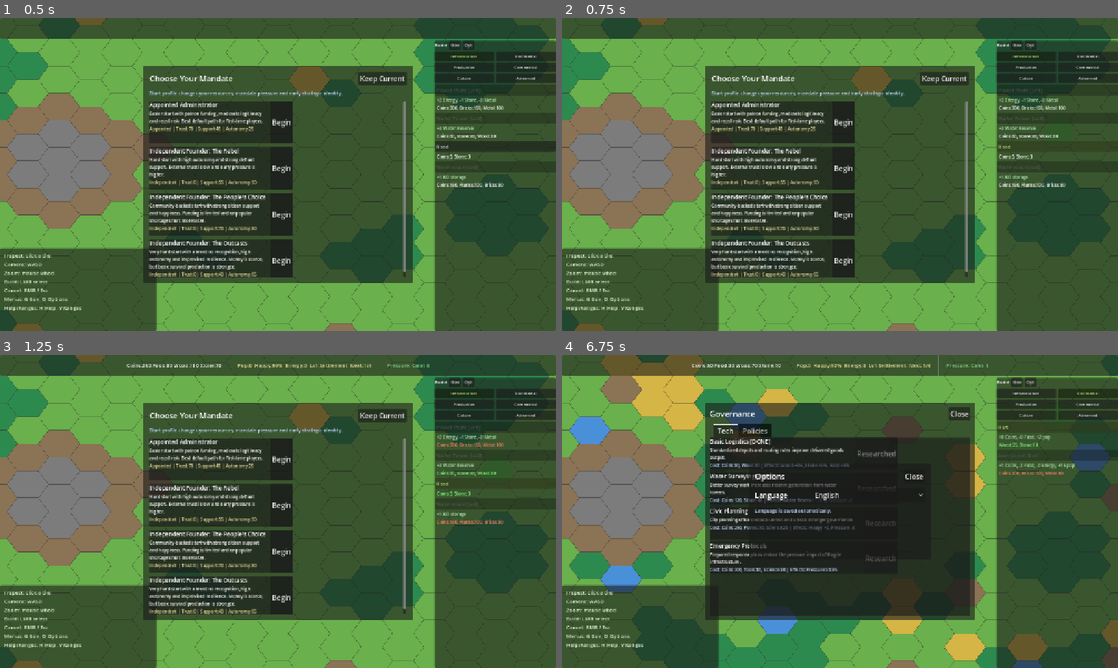
Above: before the commit, frames 1-4 (two rows, left to right).
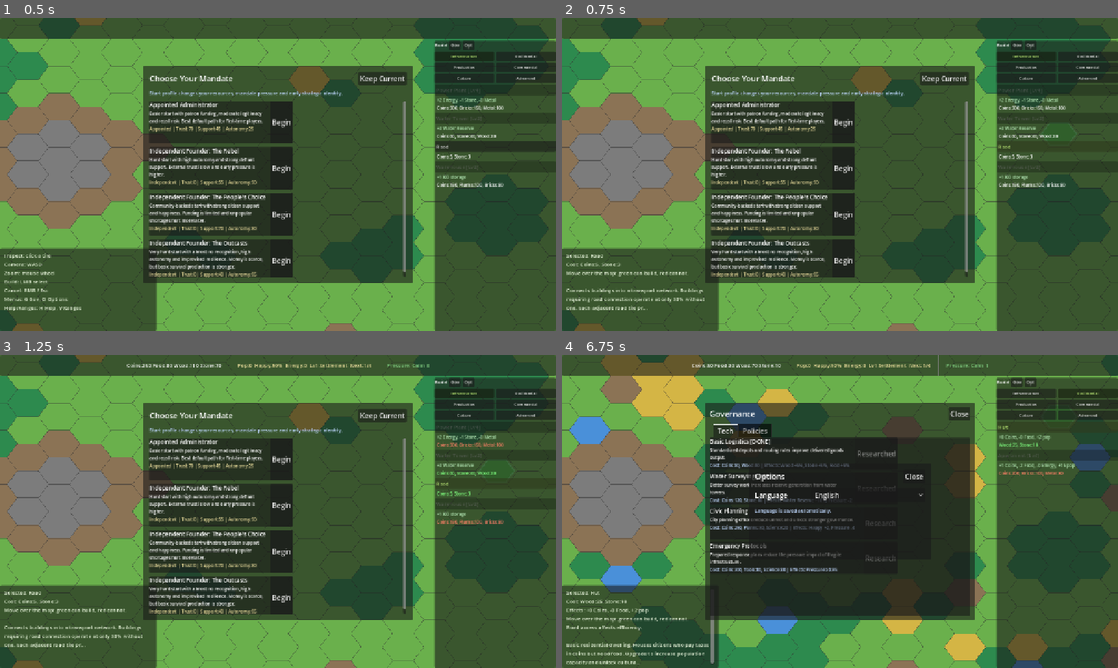
Above: after the commit, the same moments.

Repository: Gaefa/Gamefication
Game: Godot game, scene res://scenes/main.tscn
Same seed, same stepped clock (60 frames per second), same inputs: the game is played once before the commit and once after it.
Inputs:
- Up to frame 1 (0.5 s): no input
- Up to frame 2 (0.75 s): click "Road" at 0.5 s
- Up to frame 3 (1.25 s): no input
- Up to frame 4 (6.75 s): click "Begin" at 1.25 s; click "Gov" at 2 s; click "Research" at 2.75 s; click "Research" at 3.5 s; click "Opt" at 4.25 s; click "Infrastructure" at 5 s; click "Residential" at 5.75 s; click "Hut" at 6.5 s

Frame 1 is identical in both runs. In frame 2, 0.8% of the frame differs, in the area x 0-26%, y 75-94%; in frame 3, 0.8%; in frame 4, 1.2%, in the area x 0-28%, y 75-99%.

Commit message:
feat: add placement preview feedback

Diff:
--- a/godot/content/base/localization.json
+++ b/godot/content/base/localization.json
@@ -1398,6 +1398,30 @@
   "ui.command.built": {
     "en": "Built %s",
     "ru": "Построено: %s"
+  },
+  "ui.build.selected": {
+    "en": "Selected",
+    "ru": "Выбрано"
+  },
+  "ui.placement.out_of_bounds": {
+    "en": "Outside city bounds",
+    "ru": "За пределами города"
+  },
+  "ui.placement.occupied": {
+    "en": "Tile already occupied",
+    "ru": "Клетка уже занята"
+  },
+  "ui.placement.valid": {
+    "en": "Can build here",
+    "ru": "Здесь можно строить"
+  },
+  "ui.placement.preview_hint": {
+    "en": "Move over the map: green can build, red cannot.",
+    "ru": "Наведи на карту: зелёный можно строить, красный нельзя."
+  },
+  "ui.placement.road_hint": {
+    "en": "Road access affects efficiency.",
+    "ru": "Доступ к дороге влияет на эффективность."
   },
   "ui.command.nothing_to_bulldoze": {
     "en": "Nothing to bulldoze",
--- /dev/null
+++ b/godot/scripts/core/buildings/placement_rules.gd
@@ -0,0 +1,63 @@
+class_name PlacementRules
+## Shared placement validation for commands, HUD, and world preview.
+
+
+static func validate(coord: Vector2i, type_id: String, hex_grid: HexGrid = null) -> Dictionary:
+	var def: Dictionary = ContentDB.get_building_def(type_id)
+	if def.is_empty():
+		return _fail(Localization.t("ui.command.unknown_building", "Unknown building: %s") % type_id)
+
+	if hex_grid != null and not hex_grid.is_valid(coord):
+		return _fail(Localization.t("ui.placement.out_of_bounds", "Outside city bounds"))
+
+	if GameStateStore.has_building(coord):
+		return _fail(Localization.t("ui.placement.occupied", "Tile already occupied"))
+
+	var terrain_id: int = GameStateStore.get_terrain(coord)
+	var tdef: Dictionary = ContentDB.get_terrain_def(terrain_id)
+	if not tdef.is_empty() and not (tdef.get("buildable", true) as bool):
+		return _fail(Localization.t("ui.command.cannot_build_here", "Cannot build here"))
+
+	var req_level: int = def.get("unlock_level", 1) as int
+	var city_level: int = GameStateStore.progression().city_level as int
+	if city_level < req_level:
+		return _fail(Localization.t("ui.command.requires_city_level", "Requires city level %d") % req_level)
+
+	var build_cost: Dictionary = def.get("build_cost", {})
+	if not GameStateStore.can_afford(build_cost):
+		return _fail("%s: %s" % [
+			Localization.t("ui.command.not_enough_resources", "Not enough resources"),
+			missing_cost_text(build_cost),
+		])
+
+	return {"ok": true, "message": Localization.t("ui.placement.valid", "Can build here")}
+
+
+static func missing_cost_text(cost: Dictionary) -> String:
+	var missing: Array[String] = []
+	for res_id: String in cost:
+		var needed: float = cost[res_id] as float
+		var have: float = GameStateStore.get_resource(res_id)
+		if have < needed:
+			var rdef: Dictionary = ContentDB.get_resource_def(res_id)
+			missing.append("%s %d/%d" % [Localization.content_text(rdef, "label", res_id), int(have), int(needed)])
+	if missing.is_empty():
+		return Localization.t("ui.common.none", "none")
+	return ", ".join(missing)
+
+
+static func terrain_bonus_text(coord: Vector2i, type_id: String) -> String:
+	var def: Dictionary = ContentDB.get_building_def(type_id)
+	var terrain_id: int = GameStateStore.get_terrain(coord)
+	var bonuses: Dictionary = def.get("terrain_bonus", {})
+	if not bonuses.has(str(terrain_id)):
+		return ""
+	var bonus: float = bonuses[str(terrain_id)] as float
+	if bonus <= 0.0:
+		return ""
+	var tdef: Dictionary = ContentDB.get_terrain_def(terrain_id)
+	return "%s +%d%%" % [Localization.content_text(tdef, "label", str(terrain_id)), int(bonus * 100.0)]
+
+
+static func _fail(message: String) -> Dictionary:
+	return {"ok": false, "message": message}
--- a/godot/scripts/core/commands/place_building_command.gd
+++ b/godot/scripts/core/commands/place_building_command.gd
@@ -1,5 +1,7 @@
 class_name PlaceBuildingCommand extends CommandBase
 ## Places a building on the hex grid.
+
+const PlacementRulesRef := preload("res://scripts/core/buildings/placement_rules.gd")
 
 var coord: Vector2i
 var type_id: String
@@ -14,30 +16,14 @@
 	var hex_grid: HexGrid = ctx.hex_grid as HexGrid
 	var spatial: SpatialIndex = ctx.spatial as SpatialIndex
 
-	# Validate
 	var def: Dictionary = ContentDB.get_building_def(type_id)
-	if def.is_empty():
-		message = Localization.t("ui.command.unknown_building", "Unknown building: %s") % type_id
-		return
-
-	if not hex_grid.can_build_at(coord):
-		message = Localization.t("ui.command.cannot_build_here", "Cannot build here")
-		return
-
-	# Check unlock level
-	var req_level: int = def.get("unlock_level", 1) as int
-	var city_level: int = GameStateStore.progression().city_level as int
-	if city_level < req_level:
-		message = Localization.t("ui.command.requires_city_level", "Requires city level %d") % req_level
-		return
-
-	# Check cost
-	var build_cost: Dictionary = def.get("build_cost", {})
-	if not GameStateStore.can_afford(build_cost):
-		message = Localization.t("ui.command.not_enough_resources", "Not enough resources")
+	var validation: Dictionary = PlacementRulesRef.validate(coord, type_id, hex_grid)
+	if not (validation.get("ok", false) as bool):
+		message = validation.get("message", Localization.t("ui.command.cannot_build_here", "Cannot build here")) as String
 		return
 
 	# Spend & place
+	var build_cost: Dictionary = def.get("build_cost", {})
 	GameStateStore.spend(build_cost)
 	var bld: Dictionary = {
 		"type": type_id,
--- a/godot/scripts/scenes/hud_root.gd
+++ b/godot/scripts/scenes/hud_root.gd
@@ -1,6 +1,8 @@
 extends Control
 ## HUD: compact resource bar (3 blocks), right-anchored build menu with category tabs,
 ## actionable info panel, event popup, toast, and help.
+
+const PlacementRulesRef := preload("res://scripts/core/buildings/placement_rules.gd")
 
 # --- References ---
 var _core_label: Label
@@ -421,6 +423,7 @@
 func _on_build_button(type_id: String) -> void:
 	_active_build_type = type_id
 	EventBus.build_mode_changed.emit(type_id)
+	_info_label.text = _build_build_mode_info_text(type_id)
 	# Refresh button highlights
 	for entry: Dictionary in _build_entries:
 		var btn: Button = entry.btn
@@ -433,6 +436,8 @@
 
 func _on_build_mode_changed(type_id: String) -> void:
 	_active_build_type = type_id
+	if _info_label and type_id != "":
+		_info_label.text = _build_build_mode_info_text(type_id)
 	# Update button highlights when build mode changes externally (e.g. RMB cancel)
 	for entry: Dictionary in _build_entries:
 		var btn: Button = entry.btn
@@ -441,6 +446,39 @@
 				btn.modulate = Color(0.8, 1.0, 0.5)
 			else:
 				btn.modulate = Color.WHITE
+
+
+func _build_build_mode_info_text(type_id: String) -> String:
+	var def: Dictionary = ContentDB.get_building_def(type_id)
+	if def.is_empty():
+		return Localization.t("ui.command.unknown_building", "Unknown building: %s") % type_id
+
+	var ldata: Dictionary = ContentDB.building_level_data(type_id, 0)
+	var lines: Array[String] = []
+	lines.append("%s: %s" % [Localization.t("ui.build.selected", "Selected"), Localization.content_text(def, "label", type_id)])
+	lines.append("%s: %s" % [Localization.t("ui.meta.cost", "Cost"), _format_cost(def.get("build_cost", {}))])
+	var effect: String = _format_key_effect(ldata)
+	if effect != "":
+		lines.append("%s: %s" % [Localization.t("ui.meta.effects", "Effects"), effect])
+
+	var req_level: int = def.get("unlock_level", 1) as int
+	if (GameStateStore.progression().city_level as int) < req_level:
+		lines.append(Localization.t("ui.command.requires_city_level", "Requires city level %d") % req_level)
+	elif not GameStateStore.can_afford(def.get("build_cost", {})):
+		lines.append("%s: %s" % [
+			Localization.t("ui.command.not_enough_resources", "Not enough resources"),
+			PlacementRulesRef.missing_cost_text(def.get("build_cost", {})),
+		])
+	else:
+		lines.append(Localization.t("ui.placement.preview_hint", "Move over the map: green can build, red cannot."))
+
+	if def.get("requires_road", false) as bool:
+		lines.append(Localization.t("ui.placement.road_hint", "Road access affects efficiency."))
+	var desc: String = Localization.content_text(def, "description", "")
+	if desc != "":
+		lines.append("")
+		lines.append(desc.substr(0, 140) + ("..." if desc.length() > 140 else ""))
+	return "\n".join(lines)
 
 
 func _on_locale_changed(_locale: String) -> void:
--- a/godot/scripts/scenes/main.gd
+++ b/godot/scripts/scenes/main.gd
@@ -63,6 +63,7 @@
 	# Initialize rendering
 	terrain_layer.call("render_terrain", _orchestrator.hex_grid)
 	building_layer.call("set_hex_grid", _orchestrator.hex_grid)
+	overlay_layer.call("set_hex_grid", _orchestrator.hex_grid)
 
 
 func _connect_signals() -> void:
@@ -228,6 +229,9 @@
 	if building_layer:
 		building_layer.call("set_hex_grid", _orchestrator.hex_grid)
 		building_layer.call("refresh")
+	var overlay_layer: Node = get_node_or_null("World/OverlayLayer")
+	if overlay_layer and overlay_layer.has_method("set_hex_grid"):
+		overlay_layer.call("set_hex_grid", _orchestrator.hex_grid)
 	EventBus.build_mode_changed.emit("")
 	EventBus.selection_changed.emit(_selected_coord)
 	_refresh_overlay_state()
--- a/godot/scripts/scenes/overlay_layer.gd
+++ b/godot/scripts/scenes/overlay_layer.gd
@@ -1,9 +1,17 @@
 extends Node2D
 ## Draws selection highlight, build preview overlays, and building range circles.
+
+const PlacementRulesRef := preload("res://scripts/core/buildings/placement_rules.gd")
 
 var _selected: Vector2i = Vector2i(-9999, -9999)
 var _build_preview: String = ""
 var _show_ranges: bool = false
+var _hex_grid: HexGrid
+
+
+func set_hex_grid(grid: HexGrid) -> void:
+	_hex_grid = grid
+	queue_redraw()
 
 
 func _ready() -> void:
@@ -42,8 +50,9 @@
 		var mouse_pos: Vector2 = get_global_mouse_position()
 		var coord: Vector2i = HexCoords.pixel_to_axial(mouse_pos)
 		var snap_center: Vector2 = HexCoords.axial_to_pixel(coord)
-		var color := Color(0.2, 0.8, 0.2, 0.4)
-		draw_circle(snap_center, HexCoords.HEX_SIZE * 0.7, color)
+		var validation: Dictionary = PlacementRulesRef.validate(coord, _build_preview, _hex_grid)
+		var color := Color(0.2, 0.9, 0.25, 0.45) if (validation.get("ok", false) as bool) else Color(1.0, 0.2, 0.12, 0.5)
+		_draw_preview_hex(snap_center, color)
 		if _show_ranges:
 			_draw_type_range(coord, _build_preview, 0)
 
@@ -109,6 +118,14 @@
 	return pts
 
 
+func _draw_preview_hex(center: Vector2, color: Color) -> void:
+	var pts := PackedVector2Array()
+	for p: Vector2 in _hex_polygon(HexCoords.HEX_SIZE * 0.84):
+		pts.append(center + p)
+	draw_colored_polygon(pts, color)
+	draw_polyline(pts, color.lerp(Color.WHITE, 0.35), 2.0)
+
+
 func _process(_delta: float) -> void:
 	if _build_preview != "" or _show_ranges:
 		queue_redraw()
